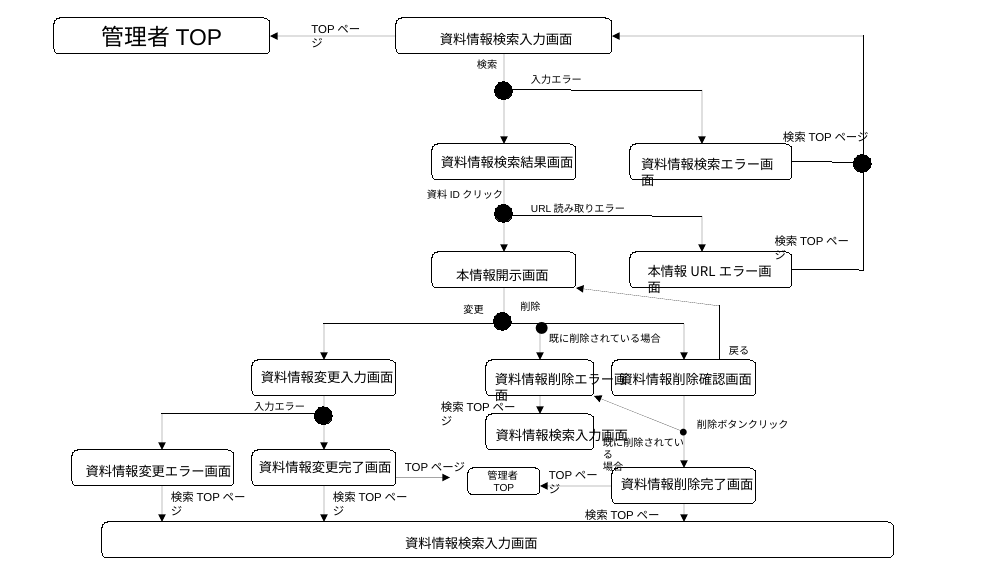
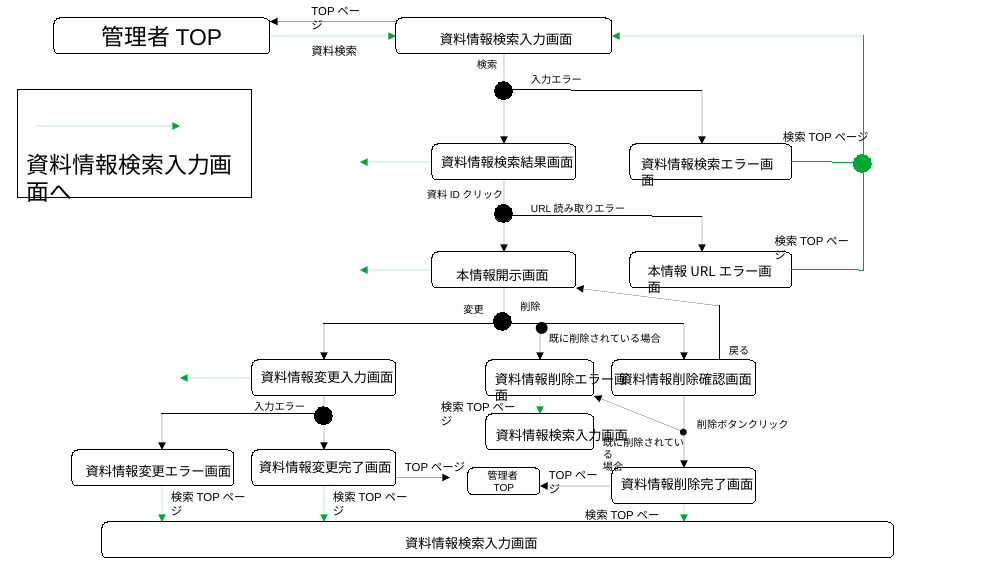
Before and after one commit to 2022java42-student018/document, a slide deck: slide 1 of 外部設計/資料検索/資料検索画像遷移図(004_200ver)金.odp. Drawn at 1008x567 pixels with LibreOffice and Linux fonts; fonts in the diff are those of the drawing. Boxes give left, top, right and bottom in pixels: in the first picture for what was removed or moved away, otherwise in the second. Text is boxed around its words. In the diff, an @@ line names an element or a change of style, - is before the commit and + after.

Commit message:
2022年5月20日　金 会員登録画面遷移図、会員情報変更画面遷移図を作成しました。 抜けていた部分があったので、資料検索画面遷移図、資料登録画面遷移図を更新しました

```diff
--- a/外部設計/資料検索/資料検索画像遷移図(004_200ver)金.odp
+++ b/外部設計/資料検索/資料検索画像遷移図(004_200ver)金.odp
@@ arrow moved from (396, 36) - (270, 36) to (396, 22) - (270, 22) @@
@@ text "TOPページ" rewrapped from (303, 18, 379, 44) to (303, 0, 379, 40) @@
@@ arrow added from (270, 36) to (396, 36), #00A933 0 pt @@
@@ text added at (311, 45, 357, 56), 9 pt, text #000000 @@
+資料検索
@@ arrow (864, 36) - (612, 36): stroke #000000 0 pt to #00A933 0 pt @@
@@ line (864, 270) - (864, 36): stroke #000000 0 pt to #00A933 0 pt @@
@@ rectangle added at (18, 90, 252, 198), fill #FFFFFF, outline #000000 0 pt @@
@@ arrow added from (36, 126) to (180, 126), #00A933 0 pt @@
@@ text added at (27, 153, 233, 202), 18 pt, text #000000 @@
+資料情報検索入力画面へ
@@ arrow added from (432, 162) to (360, 162), #00A933 0 pt @@
@@ line (792, 162) - (864, 162): stroke #000000 0 pt to #00A933 0 pt @@
@@ ellipse at (853, 155, 872, 173): fill #000000 to #00A933; outline #000000 0 pt to #00A933 0 pt @@
@@ arrow added from (432, 270) to (360, 270), #00A933 0 pt @@
@@ line (792, 270) - (864, 270): stroke #000000 0 pt to #00A933 0 pt @@
@@ arrow added from (252, 378) to (180, 378), #00A933 0 pt @@
@@ arrow (541, 396) - (541, 414): stroke #000000 0 pt to #00A933 0 pt @@
@@ arrow (162, 486) - (162, 522): stroke #000000 0 pt to #00A933 0 pt @@
@@ arrow (324, 486) - (324, 522): stroke #000000 0 pt to #00A933 0 pt @@
@@ arrow (684, 504) - (684, 522): stroke #000000 0 pt to #00A933 0 pt @@
```
Also in this commit, not shown: 7 other files.
